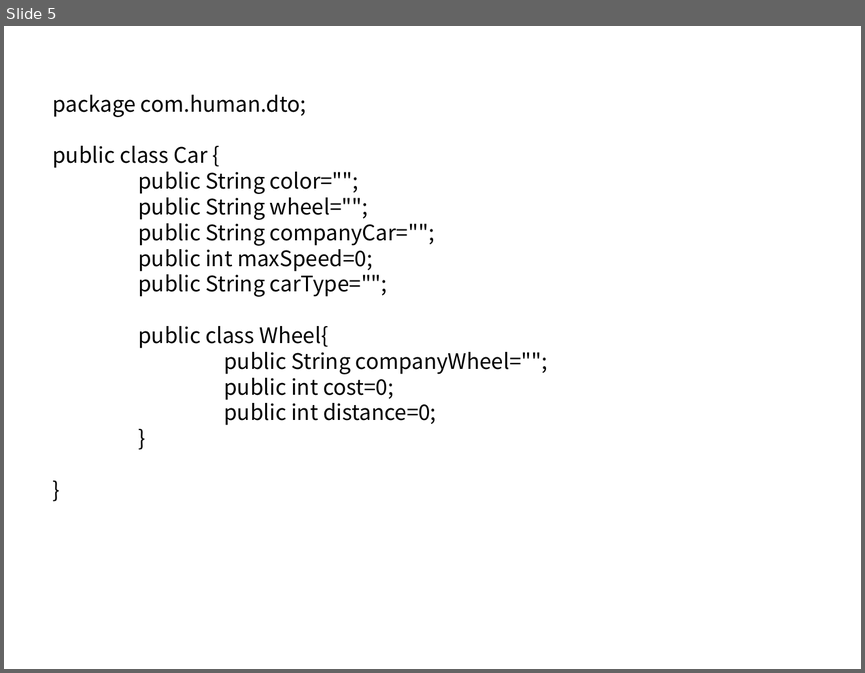
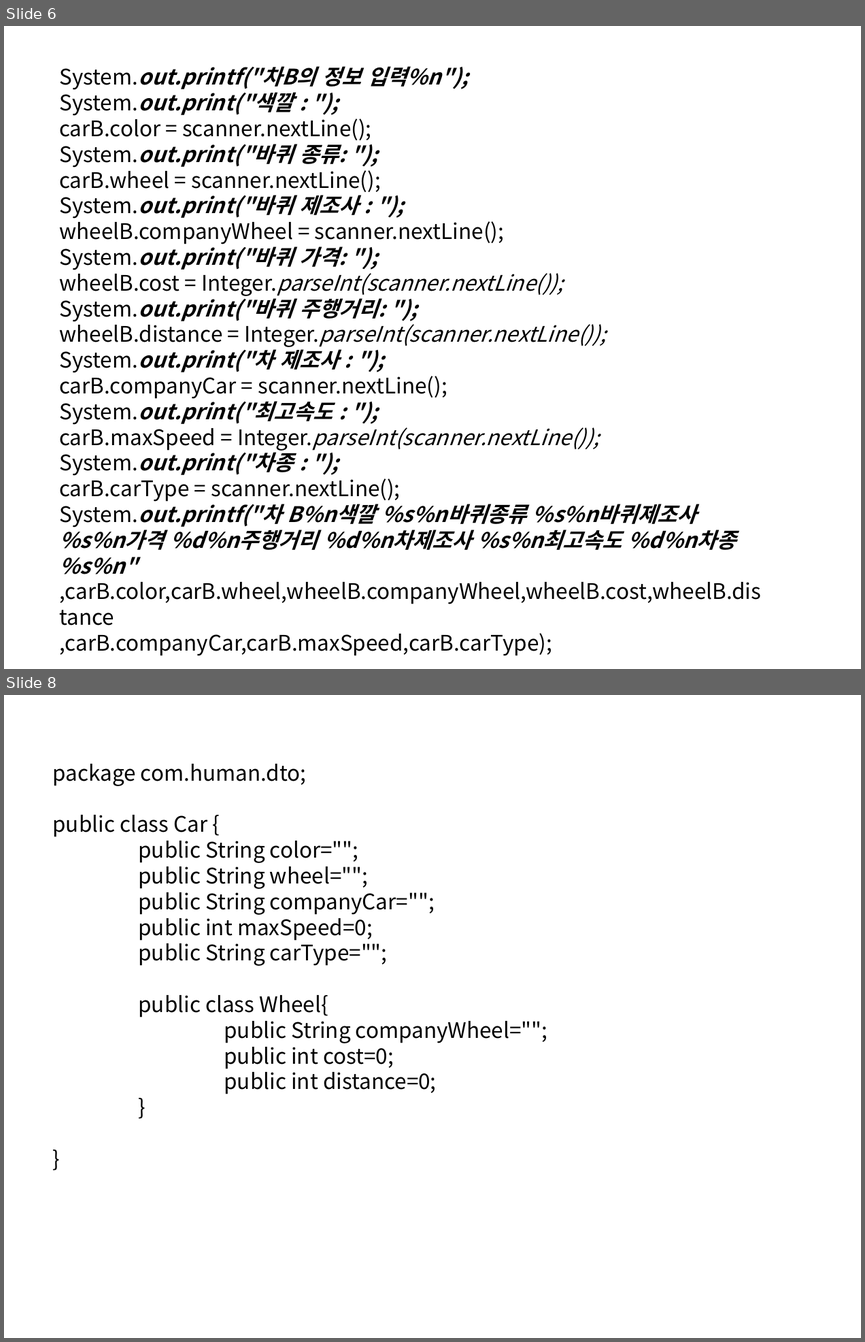
Before and after one commit to SniperDitto/javaBackupYSH, a slide deck: 1022/class유승화.pptx. Shown one above the other, each under a label of ours: slide 5 before the commit, slides 6 and 8 after it; the slides between them are not shown. The pictures are 865x673 and 865x1342 pixels, drawn with LibreOffice and Linux fonts; fonts in the diff are those of the drawing. Boxes give left, top, right and bottom in pixels: in the first picture for what was removed or moved away, otherwise in the second. Text is boxed around its words. In the diff, an @@ line names an element or a change of style, - is before the commit and + after.

```diff
--- a/1022/class유승화.pptx
+++ b/1022/class유승화.pptx
@@ slide 6 added at (x1=4, y1=26, x2=861, y2=669), background #FFFFFF @@
@@ text added at (x1=59, y1=66, x2=761, y2=604), 18 pt, text #000000 @@
+System.out.printf("차B의 정보 입력%n");
+System.out.print("색깔 : ");
+carB.color = scanner.nextLine();
+System.out.print("바퀴 종류: ");
+carB.wheel = scanner.nextLine();
+System.out.print("바퀴 제조사 : ");
+wheelB.companyWheel = scanner.nextLine();
+System.out.print("바퀴 가격: ");
+wheelB.cost = Integer.parseInt(scanner.nextLine());
+System.out.print("바퀴 주행거리: ");
+wheelB.distance = Integer.parseInt(scanner.nextLine());
+System.out.print("차 제조사 : ");
+carB.companyCar = scanner.nextLine();
+System.out.print("최고속도 : ");
+carB.maxSpeed = Integer.parseInt(scanner.nextLine());
+System.out.print("차종 : ");
+carB.carType = scanner.nextLine();
+System.out.printf("차 B%n색깔 %s%n바퀴종류 %s%n바퀴제조사 %s%n가격 %d%n주행거리 %d%n차제조사 %s%n최고속도 %d%n차종 %s%n"
+,carB.color,carB.wheel,wheelB.companyWheel,wheelB.cost,wheelB.distance
+,carB.companyCar,carB.maxSpeed,carB.carType);
@@ what was slide 5 is now slide 8 @@
```
Also in this commit, not shown: 4 slides changed, 2 other slides added.
